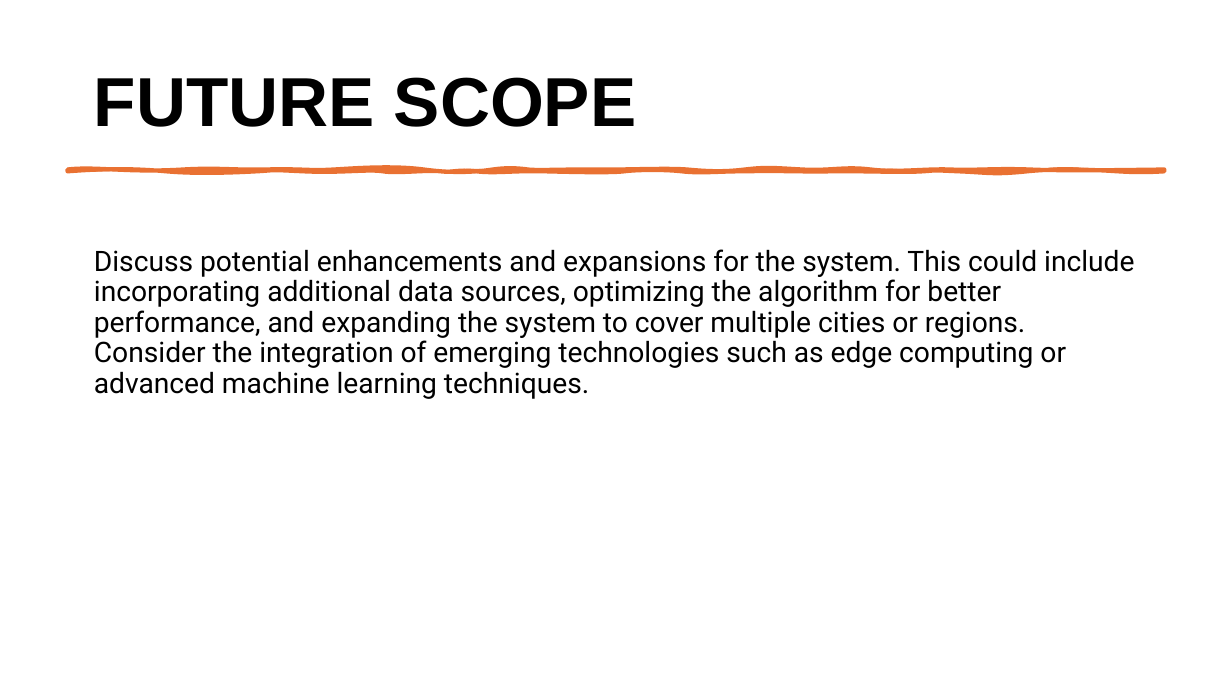
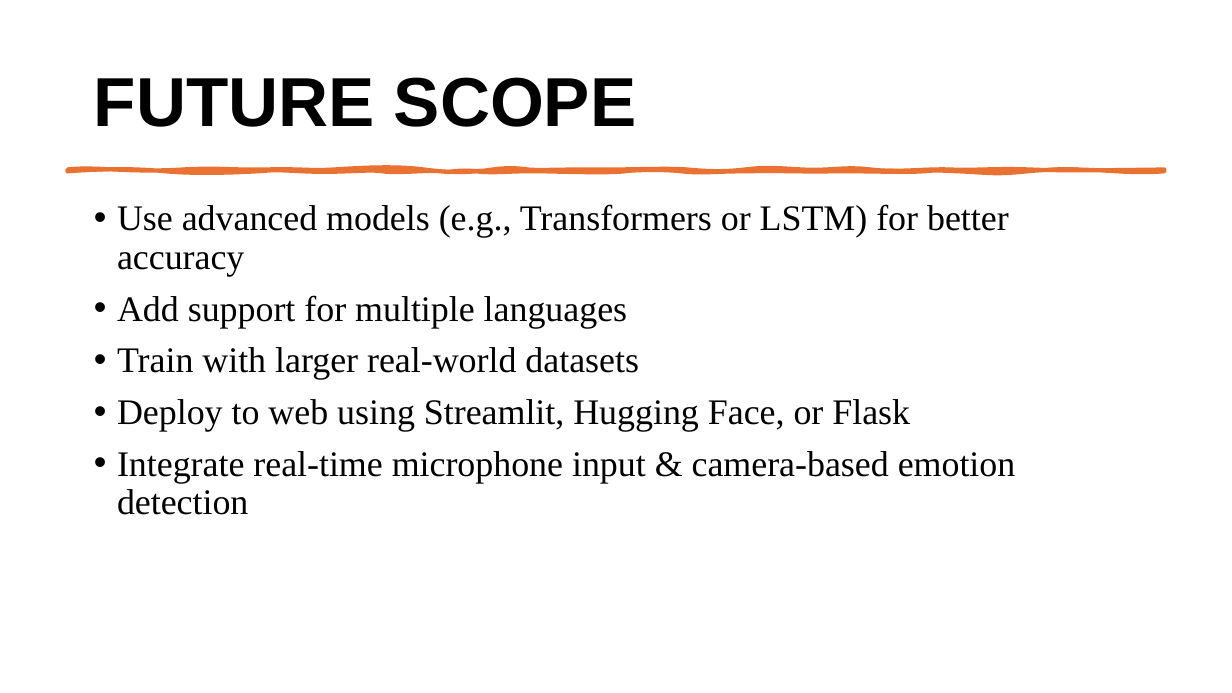
Before and after one commit to Rakshan1407/Edunet_Project, a slide deck: slide 9 of Project_ML.pptx. Drawn at 1232x693 pixels with LibreOffice and Linux fonts; fonts in the diff are those of the drawing. Boxes give left, top, right and bottom in pixels: in the first picture for what was removed or moved away, otherwise in the second. Text is boxed around its words. In the diff, an @@ line names an element or a change of style, - is before the commit and + after.

```diff
--- a/Project_ML.pptx
+++ b/Project_ML.pptx
@@ text at [117,204,1016,515]: text changed; size 22 to 28 pt; font Roboto to Times New Roman @@
-Discuss potential enhancements and expansions for the system. This could include incorporating additional data sources, optimizing the algorithm for better performance, and expanding the system to cover multiple cities or regions. Consider the integration of emerging technologies such as edge computing or advanced machine learning techniques.
+• Use advanced models (e.g., Transformers or LSTM) for better accuracy
+• Add support for multiple languages
+• Train with larger real-world datasets
+• Deploy to web using Streamlit, Hugging Face, or Flask
+• Integrate real-time microphone input & camera-based emotion detection
```
Also in this commit, not shown: 6 other slides changed, 2 slides added, 2 slides removed.
